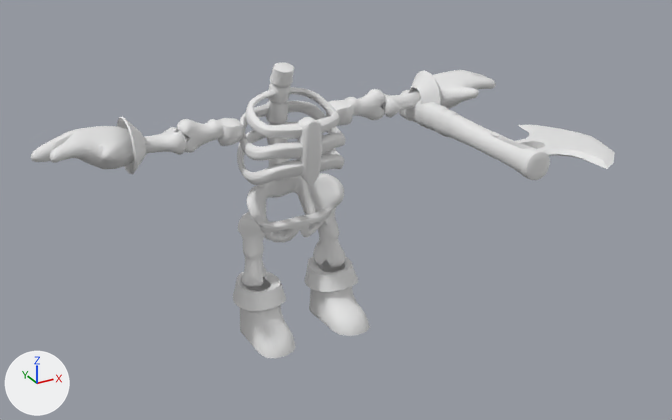
One commit to the glTF model src/assets/glb/characters/Pirate_Skeleton_Headless.glb: the scene before it, then after it.
Both versions are drawn from a 50 mm camera at (-147.0, -292.0, 196.0) aimed at (4.0, -17.0, 59.0). The lights are fixed; the arrows at lower left show +X, +Y and +Z. The first picture is the older version. Where no turn or scale is listed for an object, it has been applied to the vertices. Vertices at exactly the same position are counted once.

Script lines for the objects in view, before the commit:
```python
mat_atlas = principled_material('Atlas')
mat_atlas.base_color = (0.8, 0.8, 0.8)  # white #e7e7e7
mat_atlas.roughness = 0.553
me_cube_005 = bpy.data.meshes.new('Cube.005')
me_cube_005.from_pydata(...)  # 5298 vertices, 10494 faces; spans x -95.0..95.0, y -14.0..27.0, z 0.0..106.0
me_cube_005.materials.append(mat_atlas)  # white #e7e7e7
me_cube_374 = bpy.data.meshes.new('Cube.374')
me_cube_374.from_pydata(...)  # 655 vertices, 1174 faces; spans x -5.4..38.4, y -75.6..25.2, z -6.2..6.2
me_cube_374.materials.append(mat_atlas)  # white #e7e7e7
ob_skeleton = bpy.data.objects.new('Skeleton', me_cube_005)
ob_skeleton.location = (0.0, 0.0, 0.0)
ob_weapon_axe = bpy.data.objects.new('Weapon_Axe', me_cube_374)
ob_weapon_axe.location = (60.7, 1.9, 80.1)
```
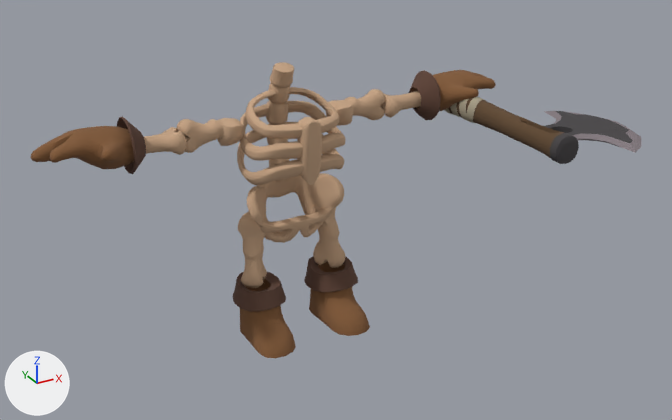
The newer file is also rescaled (x0.01) as a whole; pictures and numbers use the older file's frame.

The change, as a diff of the scene's bpy script:
```diff
--- a/src/assets/glb/characters/Pirate_Skeleton_Headless.glb.py
+++ b/src/assets/glb/characters/Pirate_Skeleton_Headless.glb.py
@@ img_atlas_pirate @@
+img_atlas_pirate = load_image('Atlas_Pirate', '_unpacked/Atlas_Pirate', 32, 32, 'sRGB')
@@ mat_atlas @@
 mat_atlas = principled_material('Atlas')
-mat_atlas.base_color = (0.8, 0.8, 0.8)  # white #e7e7e7
-mat_atlas.roughness = 0.553
+mat_atlas.texture = img_atlas_pirate
+mat_atlas.roughness = 1.0
@@ me_cube_374 @@
 # used by ob_weapon_axe; location = (60.7, 1.9, 80.1)
-me_cube_374.from_pydata(...)  # 655 vertices, 1174 faces; spans x -5.4..38.4, y -75.6..25.2, z -6.2..6.2
+me_cube_374.from_pydata(...)  # 655 vertices, 1174 faces; spans x 8.1..51.9, y -74.8..26.0, z -2.9..9.5
+# me_cube_374 part 1: the loose piece of 117 vertices spanning x 2.0..38.4, y -75.6..-23.2, z -1.3..1.3 is moved by (13.5, 0.8, 3.3)
+# me_cube_374 part 2: the loose piece of 408 vertices spanning x -5.4..6.8, y -62.7..25.2, z -6.2..6.2 is moved by (13.5, 0.8, 3.3)
+# me_cube_374 part 3: the loose piece of 130 vertices spanning x -4.8..4.9, y -12.9..11.7, z -5.9..5.8 is moved by (13.5, 0.8, 3.3)
 me_cube_374.materials.append(mat_atlas)
```

What differs and where, as boxes (x1, y1, x2, y2) in the pictures (672 x 420 px; the box of a moved part takes in the faces that stretch with it):
'Skeleton', surface changed (white to brown): (31, 62, 496, 358) in both
'Weapon_Axe', surface changed, reshaped: before (399, 90, 615, 180); after (444, 97, 641, 164)
part 1 of me_cube_374, moved or reshaped: before (516, 125, 615, 169); after (544, 111, 641, 152)
part 2 of me_cube_374, moved or reshaped: before (399, 90, 550, 180); after (448, 98, 579, 164)
part 3 of me_cube_374, moved or reshaped: before (414, 99, 458, 137); after (444, 97, 486, 123)
